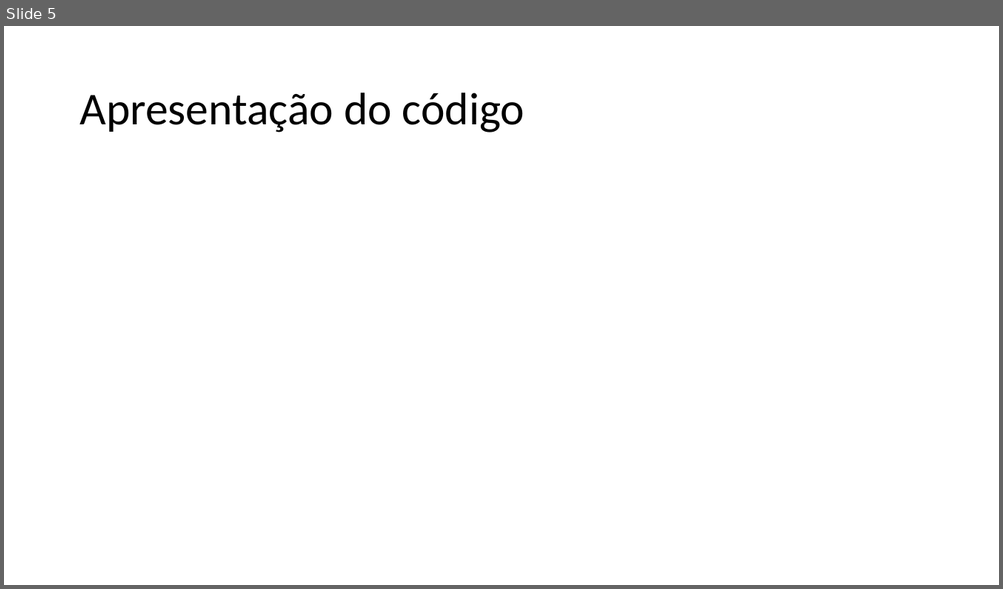
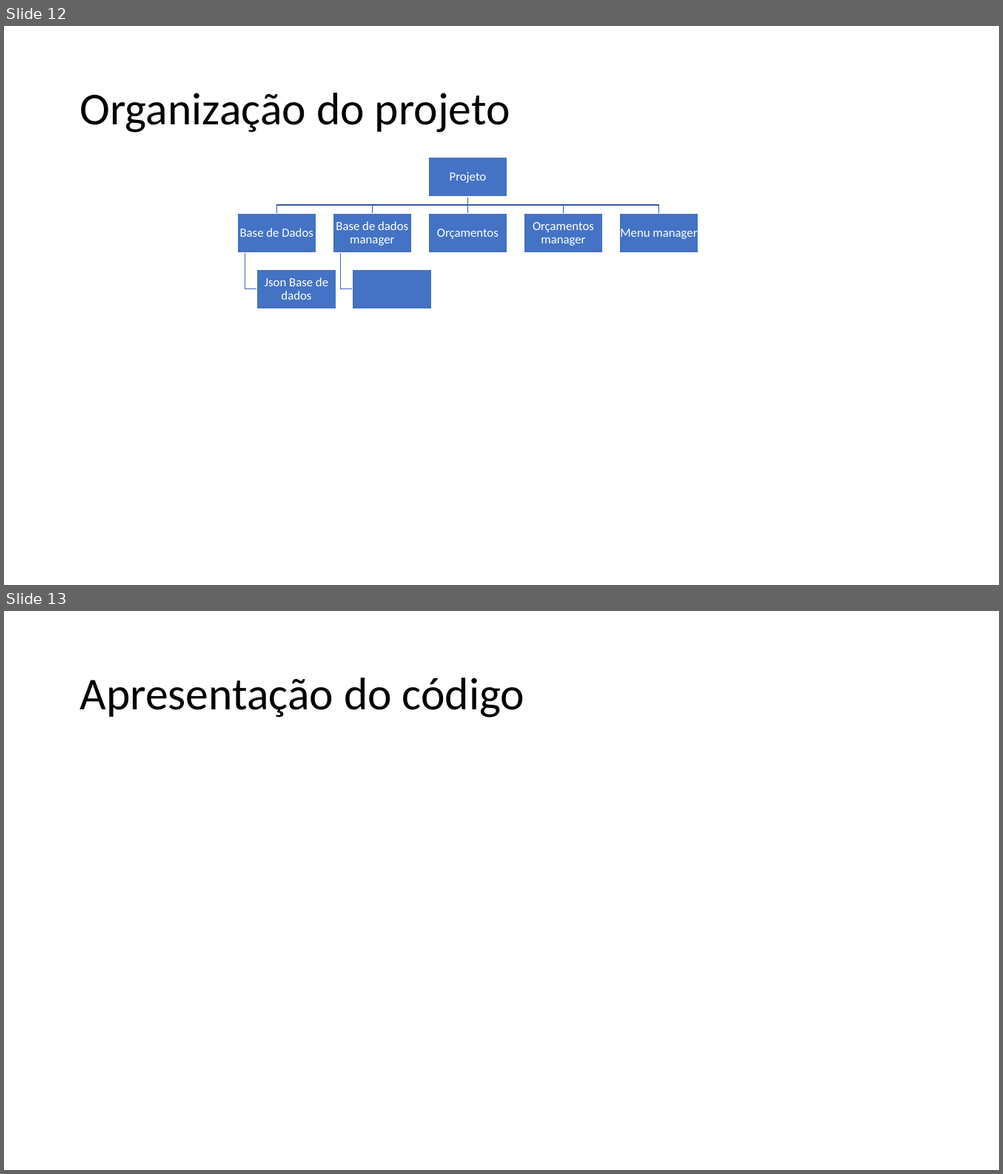
Before and after one commit to JorgeFilipePinto/orcamentacao_auto, a slide deck: Apresentação.pptx. Shown one above the other, each under a label of ours: slide 5 before the commit, slides 12 and 13 after it. The pictures are 1003x589 and 1003x1174 pixels, drawn with LibreOffice and Linux fonts; fonts in the diff are those of the drawing. Boxes give left, top, right and bottom in pixels: in the first picture for what was removed or moved away, otherwise in the second. Text is boxed around its words. In the diff, an @@ line names an element or a change of style, - is before the commit and + after.

```diff
--- a/Apresentação.pptx
+++ b/Apresentação.pptx
@@ slide 12 added at (x1=4, y1=26, x2=999, y2=585), background #FFFFFF @@
@@ title added at (x1=79, y1=93, x2=510, y2=133), 44 pt, text #000000 @@
+Organização do projeto
@@ group added at (x1=238, y1=157, x2=699, y2=309): 8 rectangles, 7 freeform shapes, 7 texts @@
+Projeto
+Base de Dados
+Json Base de dados
+Base de dados manager
+Orçamentos
+Orçamentos manager
+Menu manager
@@ what was slide 5 is now slide 13 @@
```
Also in this commit, not shown: 2 slides changed, 7 other slides added, 2 other files.
